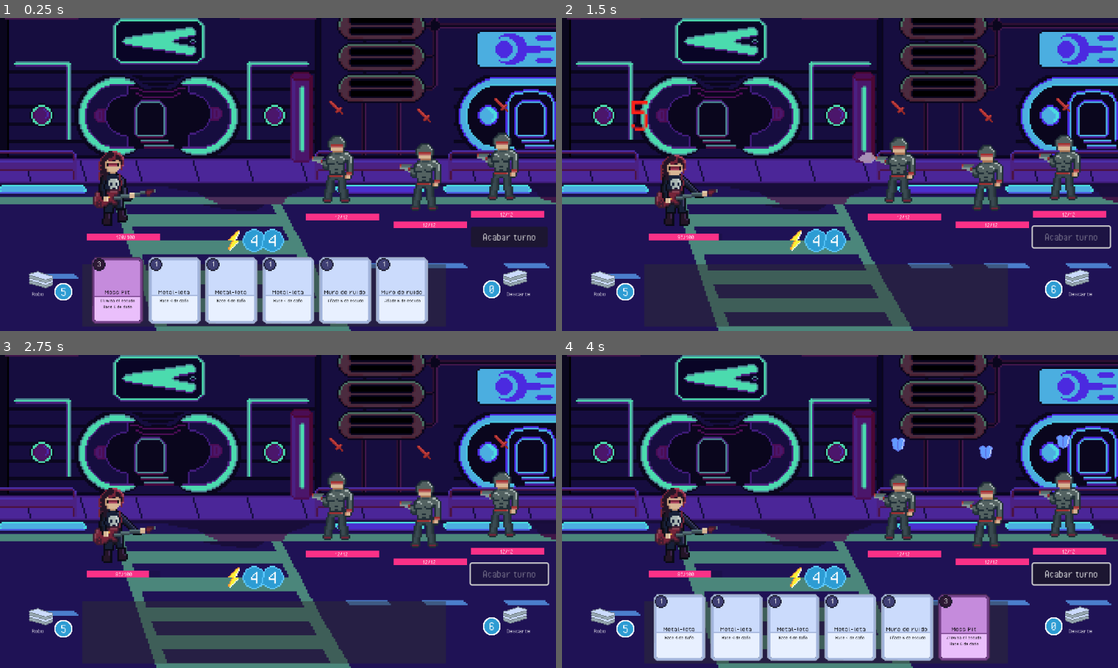
Above: before the commit, frames 1-4 (two rows, left to right).
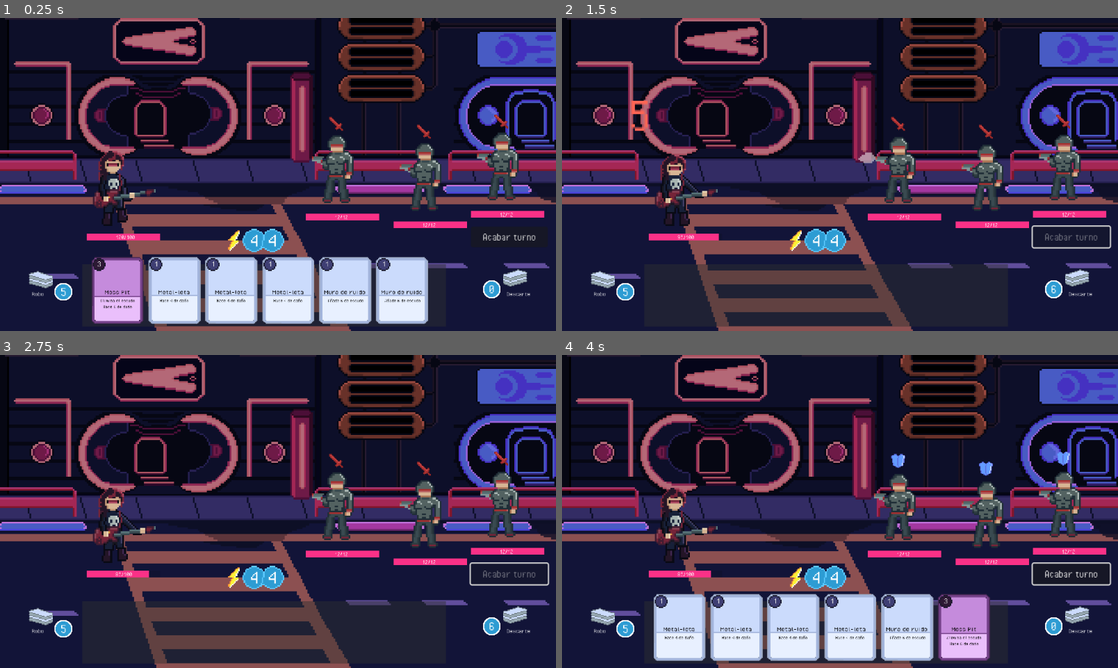
Above: after the commit, the same moments.

Repository: pablo-moreno/cyberdeck
Game: Godot game, scene res://scenes/battle.tscn
Same seed, same stepped clock (60 frames per second), same inputs: the game is played once before the commit and once after it.
Inputs (mouse positions are in pixels of both pictures, inside the frame that each line leads up to):
- Up to frame 1 (0.25 s): no input
- Up to frame 2 (1.5 s): drag from (678, 180) to (895, 105) at 0.52 s; click "Acabar turno" at 1.25 s
- Up to frame 3 (2.75 s): drag from (339, 502) to (250, 574) at 2.02 s
- Up to frame 4 (4 s): move the mouse to (984, 508) at 2.77 s; click (984, 508) at 2.92 s; drag from (1062, 498) to (673, 464) at 3.52 s

The runs differ from the first frame. In frame 1, 44% of the frame differs, in the area x 0-100%, y 0-100%; in frame 2, 49%; in frame 3, 49%; in frame 4, 44%.

Commit message:
fix: tweaks

Diff:
--- a/scenes/battle.tscn
+++ b/scenes/battle.tscn
@@ -21,6 +21,7 @@
 script = ExtResource("1_lpir7")
 
 [node name="Background" type="Sprite2D" parent="."]
+modulate = Color(0.756196, 0.445406, 0.859882, 1)
 position = Vector2(320, -180)
 scale = Vector2(2, 2)
 texture = ExtResource("1_dn72j")
@@ -147,13 +148,13 @@
 
 [node name="Enemies" type="Node" parent="."]
 
-[node name="Punky1" parent="Enemies" instance=ExtResource("4_4k1nj")]
+[node name="Cyborg" parent="Enemies" instance=ExtResource("4_4k1nj")]
 position = Vector2(387, -195)
 
-[node name="Punky2" parent="Enemies" instance=ExtResource("4_4k1nj")]
+[node name="Cyborg2" parent="Enemies" instance=ExtResource("4_4k1nj")]
 position = Vector2(488, -186)
 
-[node name="Punky3" parent="Enemies" instance=ExtResource("4_4k1nj")]
+[node name="Cyborg3" parent="Enemies" instance=ExtResource("4_4k1nj")]
 position = Vector2(577, -198)
 
 [node name="VictoryUI" type="Container" parent="."]
--- a/scenes/characters/metalgirl.tscn
+++ b/scenes/characters/metalgirl.tscn
@@ -180,3 +180,4 @@
 metadata/_custom_type_script = "uid://cw68u1tj5oj6p"
 
 [node name="DamageIndicator" parent="." instance=ExtResource("12_div4b")]
+visible = false
--- a/scenes/enemies/enemy.tscn
+++ b/scenes/enemies/enemy.tscn
@@ -217,9 +217,7 @@
 [node name="AnimatedSprite2D" type="AnimatedSprite2D" parent="."]
 scale = Vector2(2, 2)
 sprite_frames = SubResource("SpriteFrames_nb6gf")
-animation = &"dead"
-frame = 6
-frame_progress = 1.0
+animation = &"damaged"
 
 [node name="CollisionShape2D" type="CollisionShape2D" parent="."]
 visible = false
@@ -259,7 +257,7 @@
 scale = Vector2(0.33, 7.54)
 
 [node name="IntentionSprite" type="Sprite2D" parent="."]
-position = Vector2(0, -62)
+position = Vector2(0, -43)
 
 [node name="DropableArea" type="Control" parent="."]
 layout_mode = 3
@@ -272,5 +270,6 @@
 script = ExtResource("7_jt03m")
 
 [node name="DamageIndicator" parent="." instance=ExtResource("8_n7575")]
+visible = false
 offset_top = 1.0
 offset_bottom = 1.0
--- a/scenes/ui/damage_indicator.tscn
+++ b/scenes/ui/damage_indicator.tscn
@@ -1,46 +1,7 @@
-[gd_scene load_steps=8 format=3 uid="uid://cbi7v731b1tpy"]
+[gd_scene load_steps=7 format=3 uid="uid://cbi7v731b1tpy"]
 
 [ext_resource type="Script" uid="uid://cymrgixu8gl3v" path="res://scripts/ui/damage_indicator.gd" id="1_jx630"]
 [ext_resource type="Theme" uid="uid://cfos3mcmwvlb3" path="res://themes/theme.tres" id="1_rqk2v"]
-
-[sub_resource type="Animation" id="Animation_yldbh"]
-length = 0.001
-tracks/0/type = "value"
-tracks/0/imported = false
-tracks/0/enabled = true
-tracks/0/path = NodePath("ShieldLabel:scale")
-tracks/0/interp = 1
-tracks/0/loop_wrap = true
-tracks/0/keys = {
-"times": PackedFloat32Array(0),
-"transitions": PackedFloat32Array(1),
-"update": 0,
-"values": [Vector2(1, 1)]
-}
-tracks/1/type = "value"
-tracks/1/imported = false
-tracks/1/enabled = true
-tracks/1/path = NodePath("ShieldLabel:visible")
-tracks/1/interp = 1
-tracks/1/loop_wrap = true
-tracks/1/keys = {
-"times": PackedFloat32Array(0),
-"transitions": PackedFloat32Array(1),
-"update": 1,
-"values": [true]
-}
-tracks/2/type = "value"
-tracks/2/imported = false
-tracks/2/enabled = true
-tracks/2/path = NodePath("ShieldLabel:position")
-tracks/2/interp = 1
-tracks/2/loop_wrap = true
-tracks/2/keys = {
-"times": PackedFloat32Array(0),
-"transitions": PackedFloat32Array(1),
-"update": 0,
-"values": [Vector2(0, -32)]
-}
 
 [sub_resource type="Animation" id="Animation_jx630"]
 resource_name = "shield"
@@ -84,7 +45,6 @@
 
 [sub_resource type="AnimationLibrary" id="AnimationLibrary_sdyhi"]
 _data = {
-&"RESET": SubResource("Animation_yldbh"),
 &"shield": SubResource("Animation_jx630")
 }
 
@@ -139,9 +99,12 @@
 script = ExtResource("1_jx630")
 
 [node name="ShieldLabel" type="Label" parent="."]
+visible = false
 layout_mode = 0
-offset_top = -32.0
-offset_right = 40.0
+offset_left = 16.0
+offset_top = -96.0
+offset_right = 56.0
+offset_bottom = -64.0
 pivot_offset = Vector2(20.3722, 17.2657)
 theme = ExtResource("1_rqk2v")
 theme_override_colors/font_color = Color(0.369739, 0.563836, 0.99347, 1)
@@ -158,7 +121,7 @@
 scale = Vector2(3, 3)
 pivot_offset = Vector2(20, 16)
 theme = ExtResource("1_rqk2v")
-theme_override_colors/font_color = Color(1, 0.124572, 0.0864938, 1)
+theme_override_colors/font_color = Color(1, 0.397702, 0.329255, 1)
 text = "99"
 horizontal_alignment = 1
 vertical_alignment = 1
--- a/scripts/enemies/enemy.gd
+++ b/scripts/enemies/enemy.gd
@@ -11,6 +11,7 @@
 @onready var sprite: AnimatedSprite2D = $AnimatedSprite2D
 @onready var dropable_card_area: DropableCardArea = $DropableArea
 @onready var health_progress_bar: TextureProgressBar = $TextureProgressBar
+@onready var damage_indicator: DamageIndicator = $DamageIndicator
 
 @export var modulate_color: Color = Color(1.0, 0.512, 0.433)
 
@@ -34,6 +35,7 @@
     sprite.animation_finished.connect(_on_animation_finished)
     sprite.play('idle')
     is_active = false
+    damage_indicator.visible = true
 
 
 func set_player(player: Character):
--- a/scripts/player/character.gd
+++ b/scripts/player/character.gd
@@ -10,6 +10,7 @@
 @onready var traits: Node = $Traits
 @onready var health: Health = $Health
 @onready var dropable_card_area: DropableCardArea = $DropableCardArea
+@onready var damage_indicator: DamageIndicator = $DamageIndicator
 #endregion
 
 #region Exported variables
@@ -43,6 +44,7 @@
     dropable_card_area.dragging_over.connect(_on_dropable_area_dragging_over)
     dropable_card_area.not_dragging.connect(_on_dropable_area_not_dragging)
     sprite.play('idle')
+    damage_indicator.visible = true
 
 
 #region Card handling
Binary file changed: sprites/backgrounds/street.png
